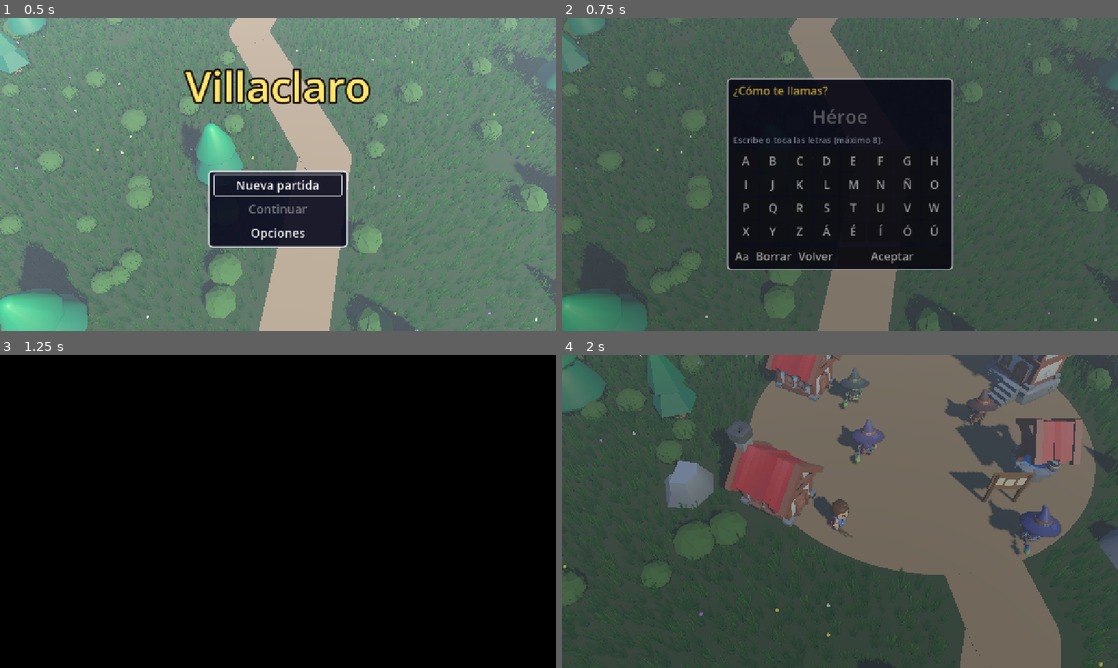
Above: before the commit, frames 1-4 (two rows, left to right).
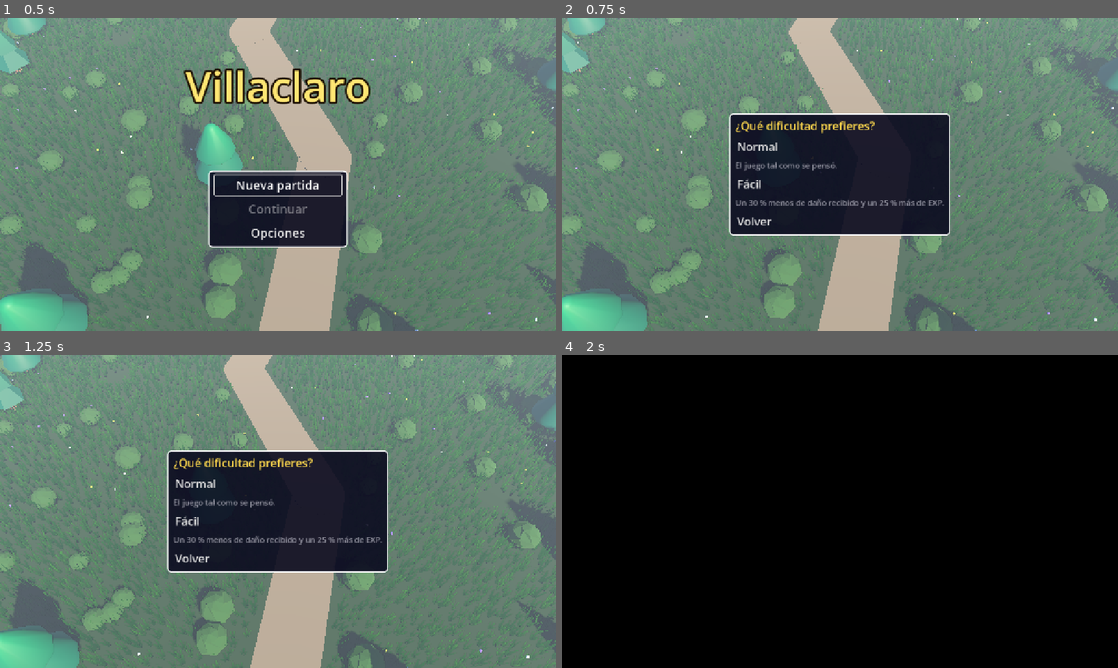
Above: after the commit, the same moments.

Repository: apergas/rpg-turnos
Game: Godot game, scene res://scenes/title/title.tscn
Two runs of this game, one before a commit and one after it. Both use one fixed random seed, a clock stepped at 60 frames per second and the inputs below.
Inputs (mouse positions are in pixels of both pictures, inside the frame that each line leads up to):
- Up to frame 1 (0.5 s): no input
- Up to frame 2 (0.75 s): tap Enter (accept) at 0.5, 0.6 s; move the mouse to (962, 158) at 0.52 s; hold D (move_right) from 0.53 s (still down); click (962, 158) at 0.67 s
- Up to frame 3 (1.25 s): keep holding D (move_right)
- Up to frame 4 (2 s): release D (move_right) at 1.25 s; click (840, 520) at 1.25 s, where only the run after the commit has a clickable "Fácil"

Frame 1 is identical in both runs. In frame 2, 87% of the frame differs, in the area x 0-100%, y 0-100%; in frame 3, 100%; in frame 4, 100%.

Commit message:
Add the Facil and Normal difficulties, saved with each game as version 8

Diff:
--- a/scripts/battle/battle_engine.gd
+++ b/scripts/battle/battle_engine.gd
@@ -64,6 +64,9 @@
 var exp_won := 0
 var gold_won := 0
 var drops_won: Array[String] = []
+## The difficulty: what the hero's damage and the EXP won are multiplied by.
+var damage_mult := 1.0
+var exp_mult := 1.0
 
 var _rng: RandomNumberGenerator
 var _defending := false
@@ -390,6 +393,8 @@
 func _hurt(target: int, amount: int, crit: bool, magic: bool, affinity: String, \
 		events: Array[Dictionary]) -> void:
 	var fighter := _fighter(target)
+	if target == BattleEvent.HERO:
+		amount = _taken(amount)
 	if target == BattleEvent.HERO and _defending:
 		amount = maxi(1, ceili(amount / 2.0))
 	fighter.hp = maxi(fighter.hp - amount, 0)
@@ -442,6 +447,8 @@
 		var fighter := _fighter(who)
 		if fighter.status.has(POISON) and fighter.is_alive():
 			var amount := maxi(1, roundi(fighter.max_hp * POISON_SHARE))
+			if who == BattleEvent.HERO:
+				amount = _taken(amount)
 			fighter.hp = maxi(fighter.hp - amount, 0)
 			events.append(BattleEvent.status_tick(who, POISON, amount, fighter.hp))
 			if fighter.hp == 0:
@@ -474,6 +481,7 @@
 	for enemy in enemies:
 		exp_won += enemy.exp_reward
 		gold_won += enemy.gold_reward
+	exp_won = roundi(exp_won * exp_mult)
 	hero.experience += exp_won
 	events.append(BattleEvent.victory(exp_won))
 	if gold_won > 0:
@@ -487,6 +495,11 @@
 				events.append(BattleEvent.drop(id, i))
 
 
+## What the difficulty leaves of damage to the hero, at least 1.
+func _taken(amount: int) -> int:
+	return maxi(1, roundi(amount * damage_mult))
+
+
 func _roll_damage(attacker: Combatant, defender: Combatant, crit: bool) -> int:
 	var base: float
 	if crit:
--- a/scripts/battle/battle_scene.gd
+++ b/scripts/battle/battle_scene.gd
@@ -63,6 +63,8 @@
 var time_scale := 1.0
 ## False: critical hits and big blows don't shake the camera.
 var camera_shake := true
+## A Difficulty id: the multipliers of this battle's engine.
+var difficulty := Difficulty.NORMAL
 ## Zone the battle is fought in: its sky, light and backdrop (null: the meadow's). Set
 ## before adding it to the tree.
 var zone: ZoneData
@@ -147,6 +149,8 @@
 	ui.add_child(_result)
 	_result.continue_requested.connect(_finish)
 	engine = BattleEngine.new(hero, enemies, _rng, inventory)
+	engine.damage_mult = Difficulty.damage_mult(difficulty)
+	engine.exp_mult = Difficulty.exp_mult(difficulty)
 	_hud.set_engine(engine)
 	for i in _enemy_actors.size():
 		_hud.add_enemy_bar()
--- /dev/null
+++ b/scripts/game/difficulty.gd
@@ -0,0 +1,22 @@
+class_name Difficulty extends RefCounted
+## The two difficulties, chosen for each game (GameState.difficulty): Fácil takes 30 % less
+## damage (from blows, spells and poison) and earns 25 % more EXP. Pure.
+
+const NORMAL := "normal"
+const EASY := "easy"
+const IDS: Array[String] = [NORMAL, EASY]
+const NAMES := {NORMAL: "Normal", EASY: "Fácil"}
+const TEXTS := {
+	NORMAL: "El juego tal como se pensó.",
+	EASY: "Un 30 % menos de daño recibido y un 25 % más de EXP.",
+}
+const EASY_DAMAGE := 0.7
+const EASY_EXP := 1.25
+
+
+static func damage_mult(id: String) -> float:
+	return EASY_DAMAGE if id == EASY else 1.0
+
+
+static func exp_mult(id: String) -> float:
+	return EASY_EXP if id == EASY else 1.0
--- a/scripts/game/game.gd
+++ b/scripts/game/game.gd
@@ -55,6 +55,7 @@
 ## record frames of it.
 ## `-- --autoplay --autoplay-zone=<id>`: a new game that starts in that zone with the
 ## level, gold, gear and progress AUTOPLAY_ZONES gives it.
+## `-- --autoplay --autoplay-easy`: a new game on Fácil.
 
 signal quit_to_title
 
@@ -154,6 +155,8 @@
 var _save := {}
 ## The name typed on the NameEntry for a new game ("" for the default).
 var _hero_name := ""
+## The difficulty chosen for a new game.
+var _difficulty := Difficulty.NORMAL
 var _cutscenes: CutscenePlayer
 var _busy := false
 var _leaving := false
@@ -169,13 +172,14 @@
 
 
 ## audio and options come from the title screen; save is the Dictionary read by
-## SaveStore.load_game(), empty for a new game, which gets hero_name.
+## SaveStore.load_game(), empty for a new game, which gets hero_name and difficulty.
 func setup(audio: AudioDirector, options: GameOptions, save: Dictionary,
-		hero_name := "") -> void:
+		hero_name := "", difficulty := Difficulty.NORMAL) -> void:
 	_audio = audio
 	_options = options
 	_save = save
 	_hero_name = hero_name
+	_difficulty = difficulty
 
 
 func _ready() -> void:
@@ -205,6 +209,9 @@
 			load_failed = true
 	if _save.is_empty() or load_failed:
 		state.hero.display_name = StoryState.clean_name(_hero_name)
+		state.difficulty = _difficulty
+		if _autoplay and OS.get_cmdline_user_args().has("--autoplay-easy"):
+			state.difficulty = Difficulty.EASY
 	if _save.is_empty() and _autoplay:
 		_apply_autoplay_zone(args)
 	_build_shop()
@@ -340,6 +347,7 @@
 	battle.char_time = _options.char_time()
 	battle.time_scale = _options.combat_scale()
 	battle.camera_shake = _options.camera_shake
+	battle.difficulty = state.difficulty
 	battle.zone = _zone
 	add_child(battle)
 	await _fade_to(0.0)
--- a/scripts/game/game_state.gd
+++ b/scripts/game/game_state.gd
@@ -48,6 +48,8 @@
 var portal_pos := Vector3.ZERO
 ## What the hero has seen of each zone: zone id -> ExploredMap (explored_map()).
 var explored := {}
+## A Difficulty id, chosen for each game.
+var difficulty := Difficulty.NORMAL
 
 
 func _init(hero_data: Combatant) -> void:
--- a/scripts/game/save_data.gd
+++ b/scripts/game/save_data.gd
@@ -17,13 +17,16 @@
 ## gets the default name, the cutscenes its world flags have left behind marked seen
 ## (StoryState.mark_seen_for_flags()) and the numbers at 0. QUESTS_VERSION (the side quests)
 ## adds the accessory slot to the loadout and the side quests' progress; an older save gets
-## the slot empty and no side quest taken.
-
-const VERSION := 7
+## the slot empty and no side quest taken. DIFFICULTY_VERSION (phase 7) adds the difficulty;
+## an older save plays on Normal.
+
+const VERSION := 8
 ## First version with the story's fields.
 const STORY_VERSION := 6
 ## First version with the accessory slot and the side quests.
 const QUESTS_VERSION := 7
+## First version with the difficulty.
+const DIFFICULTY_VERSION := 8
 ## Oldest version apply() still reads.
 const OLDEST_VERSION := 2
 ## Combatant fields of the hero that change while playing (the rest come from hero.tres).
@@ -65,6 +68,7 @@
 		"story": state.story.to_dict(),
 		"stats": {"battles": state.battles, "steps": state.steps, "gold": state.gold_earned},
 		"quests": state.quests.to_dict(),
+		"difficulty": state.difficulty,
 		"position": [player_pos.x, player_pos.z],
 		"play_time": play_time,
 	}
@@ -132,6 +136,7 @@
 		state.steps = 0
 		state.gold_earned = 0
 	state.quests.set_from(data.get("quests", {}))
+	state.difficulty = data.get("difficulty", Difficulty.NORMAL)
 	var pos: Array = data.position
 	return {"valid": true, "position": Vector3(pos[0], 0.0, pos[1]),
 		"play_time": float(data.play_time)}
@@ -152,6 +157,8 @@
 		return false
 	if int(data.version) >= QUESTS_VERSION and not _valid_quests(data):
 		return false
+	if int(data.version) >= DIFFICULTY_VERSION and not _valid_difficulty(data):
+		return false
 	var hero: Variant = data.get("hero")
 	if not hero is Dictionary:
 		return false
@@ -173,6 +180,12 @@
 	if not (pos is Array and pos.size() == 2 and pos[0] is float and pos[1] is float):
 		return false
 	return data.get("play_time") is float
+
+
+## DIFFICULTY_VERSION field: a Difficulty id.
+static func _valid_difficulty(data: Dictionary) -> bool:
+	var difficulty: Variant = data.get("difficulty")
+	return difficulty is String and difficulty in Difficulty.IDS
 
 
 ## Version 5 field: no portal ({}), or its village and zone are ZoneData ids and its spot
--- a/scripts/title/title_screen.gd
+++ b/scripts/title/title_screen.gd
@@ -41,6 +41,7 @@
 var _options_window: PanelContainer
 var _options_panel: OptionsPanel
 var _name_entry: NameEntry
+var _difficulty_window: DifficultyWindow
 var _title_label: Label
 var _menu_center: CenterContainer
 var _fade: ColorRect
@@ -114,6 +115,7 @@
 	_options_window = null
 	_options_panel = null
 	_name_entry = null
+	_difficulty_window = null
 	_title_label = null
 	_menu_window = null
 	_continue_button = null
@@ -140,20 +142,45 @@
 	_name_entry = NameEntry.new()
 	_name_entry.setup(_audio)
 	_ui.add_child(_name_entry)
-	_name_entry.accepted.connect(func(hero_name: String) -> void: _start_game({}, hero_name))
-	_name_entry.cancelled.connect(func() -> void:
+	_name_entry.accepted.connect(_on_name_accepted)
+	_name_entry.cancelled.connect(_back_to_menu)
+	if _autoplay:
+		_name_entry.demo(AUTOPLAY_NAME)
+
+
+## The name is set: the difficulty comes next (on autoplay Game picks it from the arguments).
+func _on_name_accepted(hero_name: String) -> void:
+	if _autoplay:
+		_start_game({}, hero_name)
+		return
+	_close_name_entry()
+	_difficulty_window = DifficultyWindow.new()
+	_difficulty_window.setup(_audio)
+	_ui.add_child(_difficulty_window)
+	_difficulty_window.chosen.connect(func(id: String) -> void: _start_game({}, hero_name, id))
+	_difficulty_window.cancelled.connect(_back_to_menu)
+
+
+## Volver from the name or the difficulty: the menu again.
+func _back_to_menu() -> void:
+	_close_name_entry()
+	if _difficulty_window != null:
+		_difficulty_window.queue_free()
+		_difficulty_window = null
+	_title_label.show()
+	_menu_window.show()
+	_focus(_continue_button if not _continue_button.disabled else _options_button)
+
+
+func _close_name_entry() -> void:
+	if _name_entry != null:
 		_name_entry.queue_free()
 		_name_entry = null
-		_title_label.show()
-		_menu_window.show()
-		_focus(_continue_button if not _continue_button.disabled else _options_button))
-	if _autoplay:
-		_name_entry.demo(AUTOPLAY_NAME)
-
-
-## Fades out, swaps the title for a Game (save empty = new game with hero_name) and fades
-## in.
-func _start_game(save: Dictionary, hero_name := "") -> void:
+
+
+## Fades out, swaps the title for a Game (save empty = new game with hero_name and
+## difficulty) and fades in.
+func _start_game(save: Dictionary, hero_name := "", difficulty := Difficulty.NORMAL) -> void:
 	if _starting:
 		return
 	_starting = true
@@ -162,7 +189,7 @@
 		await _fade_to(1.0)
 		_close_title()
 	_game = GAME_SCENE.instantiate()
-	_game.setup(_audio, _options, save, hero_name)
+	_game.setup(_audio, _options, save, hero_name, difficulty)
 	_game.quit_to_title.connect(_on_quit_to_title)
 	add_child(_game)
 	await _fade_to(0.0)
--- /dev/null
+++ b/scripts/ui/difficulty_window.gd
@@ -0,0 +1,79 @@
+class_name DifficultyWindow extends Control
+## Asked after the hero's name when a new game starts: Normal or Fácil, each with what it
+## means, and Volver. It can be changed later from Opciones in the pause menu. Emits
+## chosen(id) or cancelled. Keyboard, mouse and touch.
+
+signal chosen(id: String)
+signal cancelled
+
+const FONT_SIZE := 26
+
+var _audio: AudioDirector
+
+
+## Cursor and accept sounds; without it the window is silent.
+func setup(audio: AudioDirector) -> void:
+	_audio = audio
+
+
+func _ready() -> void:
+	set_anchors_and_offsets_preset(Control.PRESET_FULL_RECT)
+	mouse_filter = Control.MOUSE_FILTER_IGNORE
+	var center := CenterContainer.new()
+	center.mouse_filter = Control.MOUSE_FILTER_IGNORE
+	add_child(center)
+	center.set_anchors_and_offsets_preset(Control.PRESET_FULL_RECT)
+	var window := BattleHud.make_window()
+	center.add_child(window)
+	var box := VBoxContainer.new()
+	box.add_theme_constant_override("separation", 8)
+	window.add_child(box)
+	var title := _label("¿Qué dificultad prefieres?", UiStyle.TITLE_COLOR, FONT_SIZE)
+	box.add_child(title)
+	var first: Button = null
+	for id in Difficulty.IDS:
+		var button := _button(Difficulty.NAMES[id])
+		button.pressed.connect(_choose.bind(id))
+		box.add_child(button)
+		box.add_child(_label(Difficulty.TEXTS[id], UiStyle.GREY, UiStyle.TEXT_SIZE))
+		if first == null:
+			first = button
+	var back := _button("Volver")
+	back.pressed.connect(_cancel)
+	box.add_child(back)
+	first.grab_focus()
+
+
+func _unhandled_input(event: InputEvent) -> void:
+	if event.is_action_pressed("ui_cancel") and not event.is_echo():
+		get_viewport().set_input_as_handled()
+		_cancel()
+
+
+func _choose(id: String) -> void:
+	if _audio:
+		_audio.play_sfx(SfxLibrary.ACCEPT)
+	chosen.emit(id)
+
+
+func _cancel() -> void:
+	if _audio:
+		_audio.play_sfx(SfxLibrary.CANCEL)
+	cancelled.emit()
+
+
+func _button(text: String) -> Button:
+	var button := Button.new()
+	button.text = text
+	button.flat = true
+	button.alignment = HORIZONTAL_ALIGNMENT_LEFT
+	button.add_theme_font_size_override("font_size", FONT_SIZE)
+	return button
+
+
+func _label(text: String, color: Color, size: int) -> Label:
+	var label := Label.new()
+	label.text = text
+	label.add_theme_font_size_override("font_size", size)
+	label.add_theme_color_override("font_color", color)
+	return label
--- a/scripts/ui/options_panel.gd
+++ b/scripts/ui/options_panel.gd
@@ -3,7 +3,8 @@
 ## (sliders, 0-100 % in steps of 10), text speed, combat speed, graphics quality, camera
 ## shake, large text, on desktop fullscreen, and Teclas (KeysPanel). Changes apply at once;
 ## "Volver" (or back()) saves them with SaveStore and emits closed. The rows scroll when the
-## screen is short. Call setup() before adding it to the tree.
+## screen is short. From the pause menu (with state) it also changes the game's difficulty.
+## Call setup() before adding it to the tree.
 
 signal closed
 
@@ -16,6 +17,7 @@
 
 var _options: GameOptions
 var _audio: AudioDirector
+var _state: GameState
 var _main: VBoxContainer
 var _rows: VBoxContainer
 var _music_slider: HSlider
@@ -27,9 +29,11 @@
 var _keys_panel: KeysPanel
 
 
-func setup(options: GameOptions, audio: AudioDirector) -> void:
+## state: the game under way, whose difficulty can change here (null on the title screen).
+func setup(options: GameOptions, audio: AudioDirector, state: GameState = null) -> void:
 	_options = options
 	_audio = audio
+	_state = state
 
 
 func _ready() -> void:
@@ -64,6 +68,11 @@
 			func(i: int) -> void:
 				_options.fullscreen = i == 0
 				_apply_display())
+	if _state != null:
+		var names: Array = Difficulty.IDS.map(func(id: String) -> String:
+			return Difficulty.NAMES[id])
+		_choice_row("Dificultad", names, Difficulty.IDS.find(_state.difficulty),
+			func(i: int) -> void: _state.difficulty = Difficulty.IDS[i])
 	_keys_button = _button("Teclas")
 	_keys_button.pressed.connect(_open_keys)
 	_rows.add_child(_keys_button)
--- a/scripts/ui/pause_menu.gd
+++ b/scripts/ui/pause_menu.gd
@@ -548,7 +548,7 @@
 
 func _build_options(stack: VBoxContainer) -> void:
 	_options_panel = OptionsPanel.new()
-	_options_panel.setup(_options, _audio)
+	_options_panel.setup(_options, _audio, _state)
 	_options_panel.closed.connect(func() -> void: _show_page("main"))
 	stack.add_child(_options_panel)
 	_pages["options"] = _options_panel
Not shown, added: scripts/game/difficulty.gd.uid
Not shown, added: scripts/ui/difficulty_window.gd.uid
